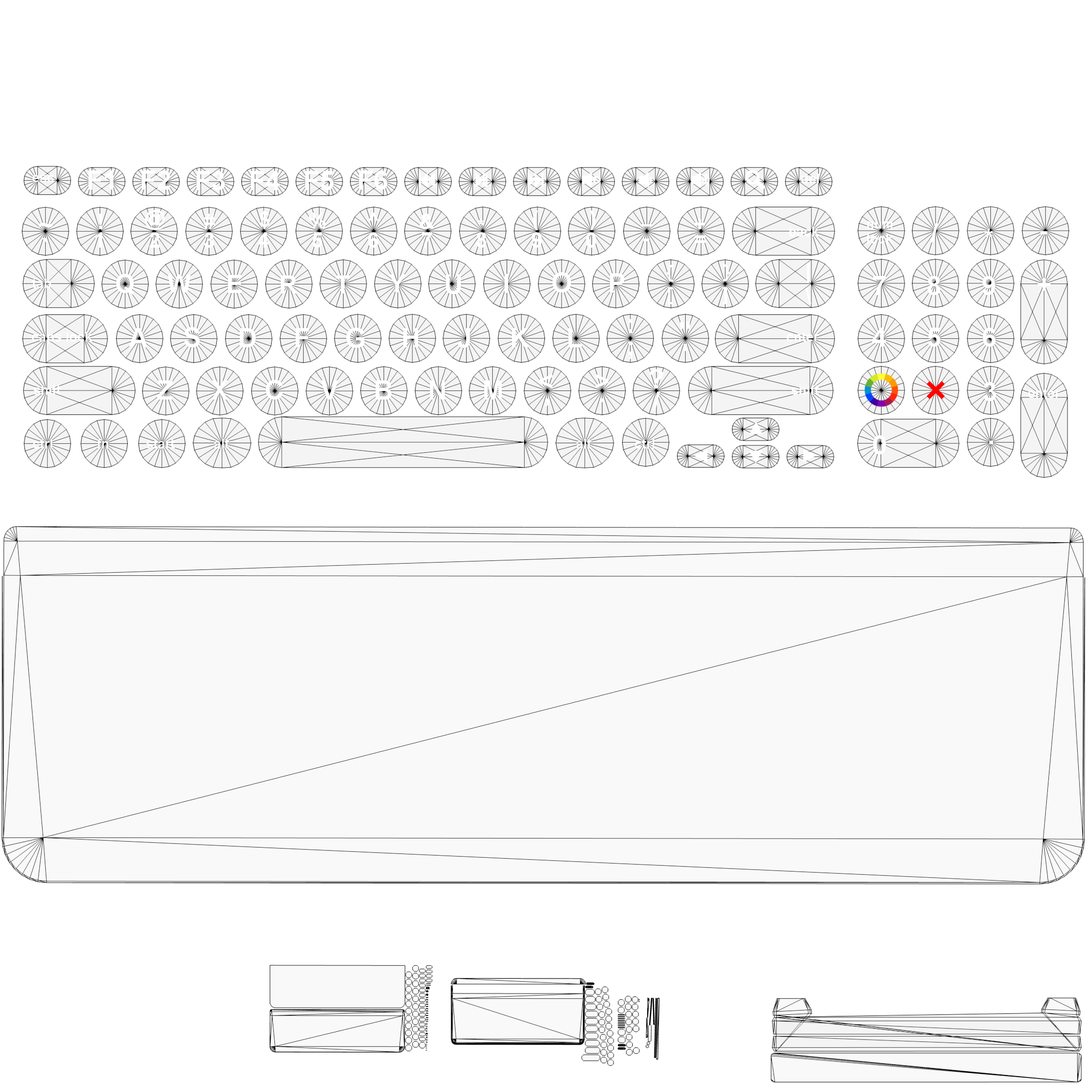
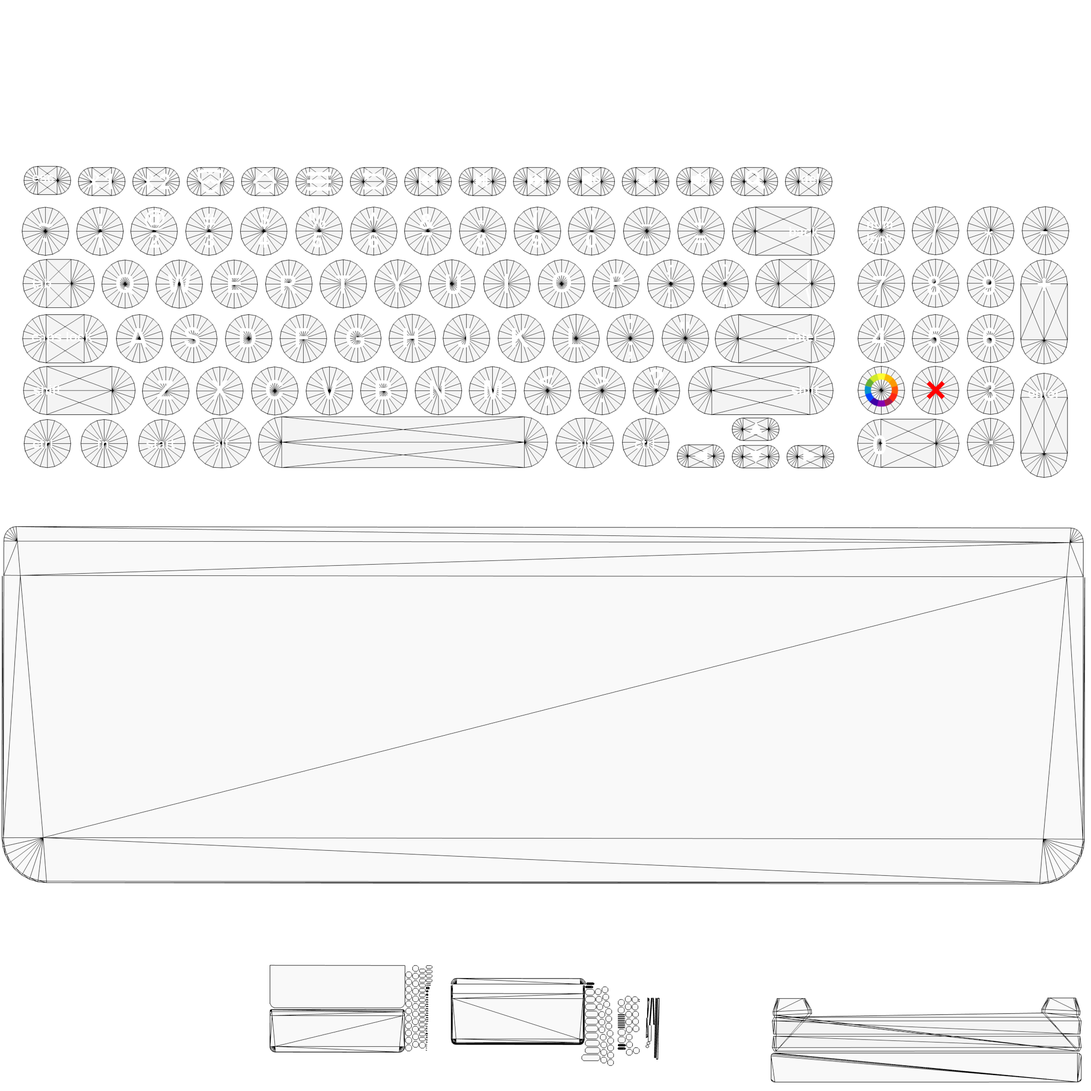
The second 1091x1091 image is a revision of the first. Changes to its layers:
painted on "K780_logitech_icons.png" over [87, 168, 388, 194]
